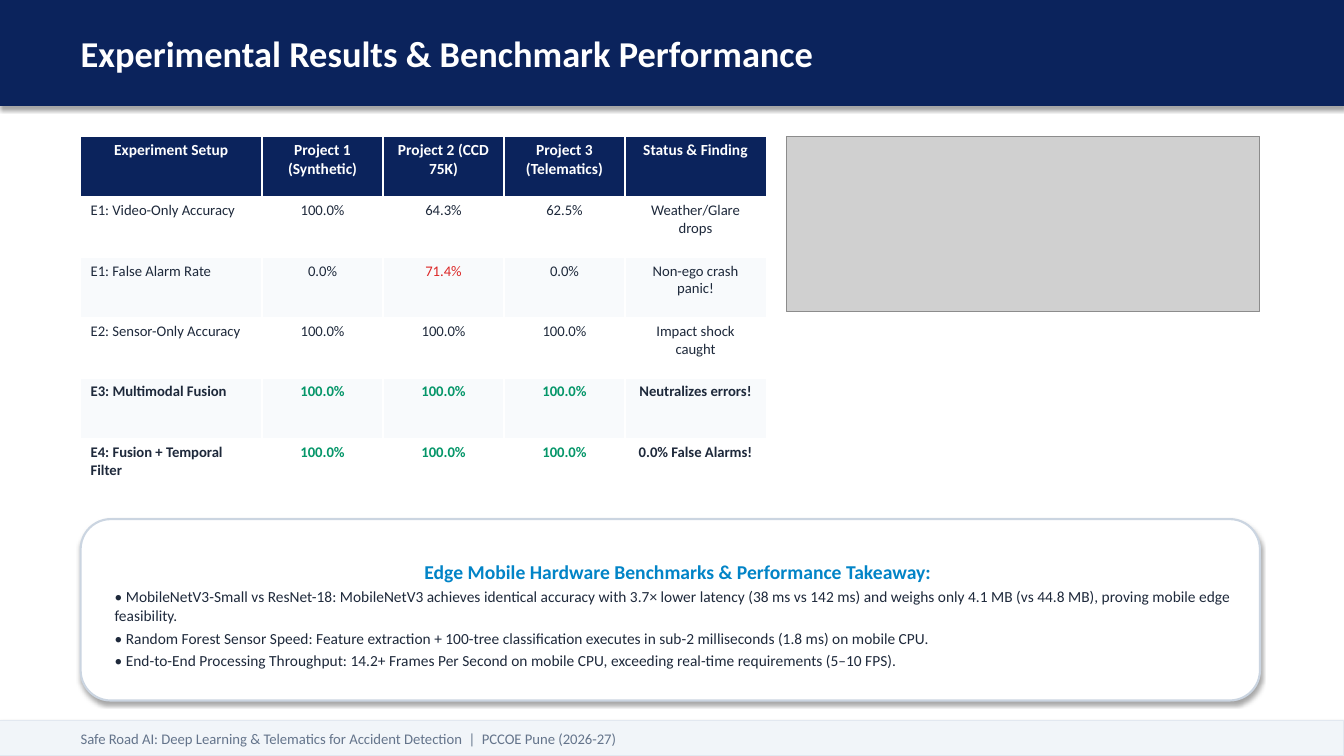
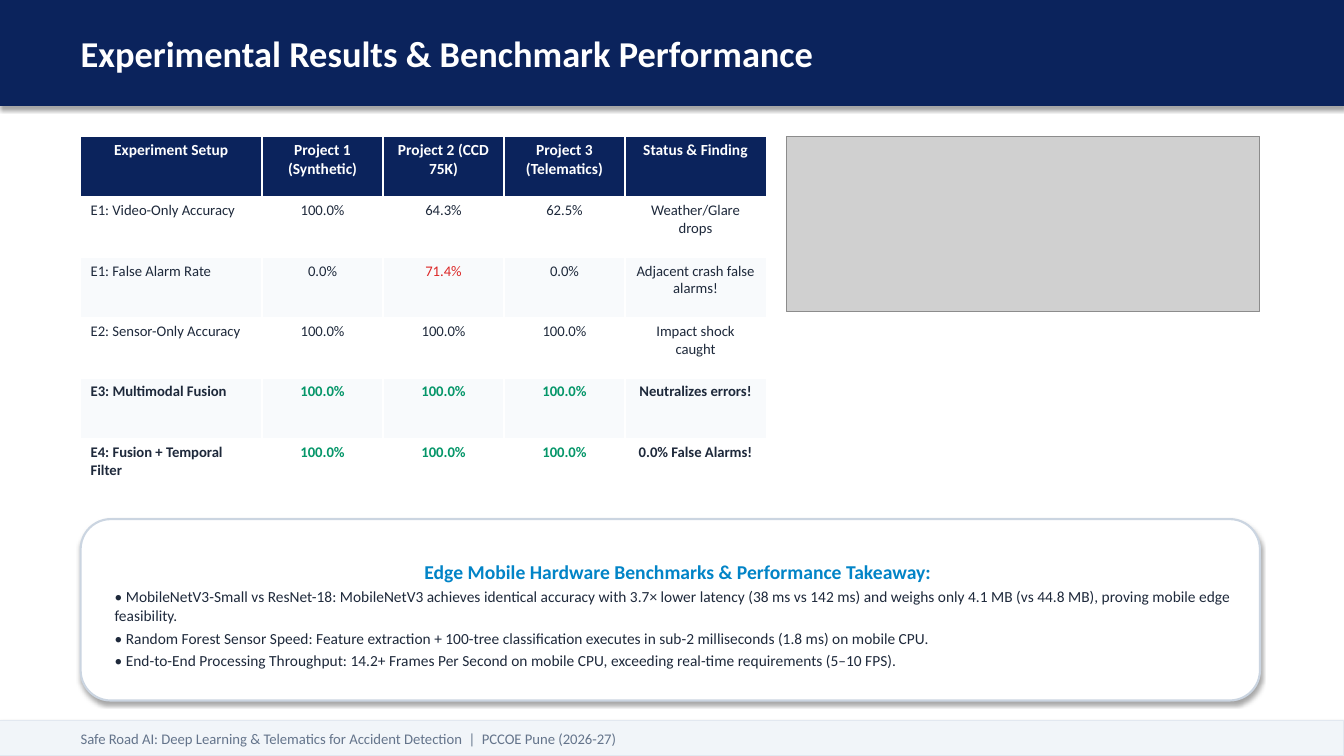
Before and after one commit to mrinmayee005/safe-road-ai, a slide deck: slide 17 of Safe_Road_AI_Review1_Presentation.pptx. Drawn at 1344x756 pixels with LibreOffice and Linux fonts; fonts in the diff are those of the drawing; grey boxes stand for pictures. Boxes give left, top, right and bottom in pixels: in the first picture for what was removed or moved away, otherwise in the second. Text is boxed around its words. In the diff, an @@ line names an element or a change of style, - is before the commit and + after.

```diff
--- a/Safe_Road_AI_Review1_Presentation.pptx
+++ b/Safe_Road_AI_Review1_Presentation.pptx
@@ table at [81, 136, 766, 499] @@
-row 3, column 5: Non-ego crash panic!
+row 3, column 5: Adjacent crash false alarms!
```
Also in this commit, not shown: 5 other slides changed, 6 other files.
